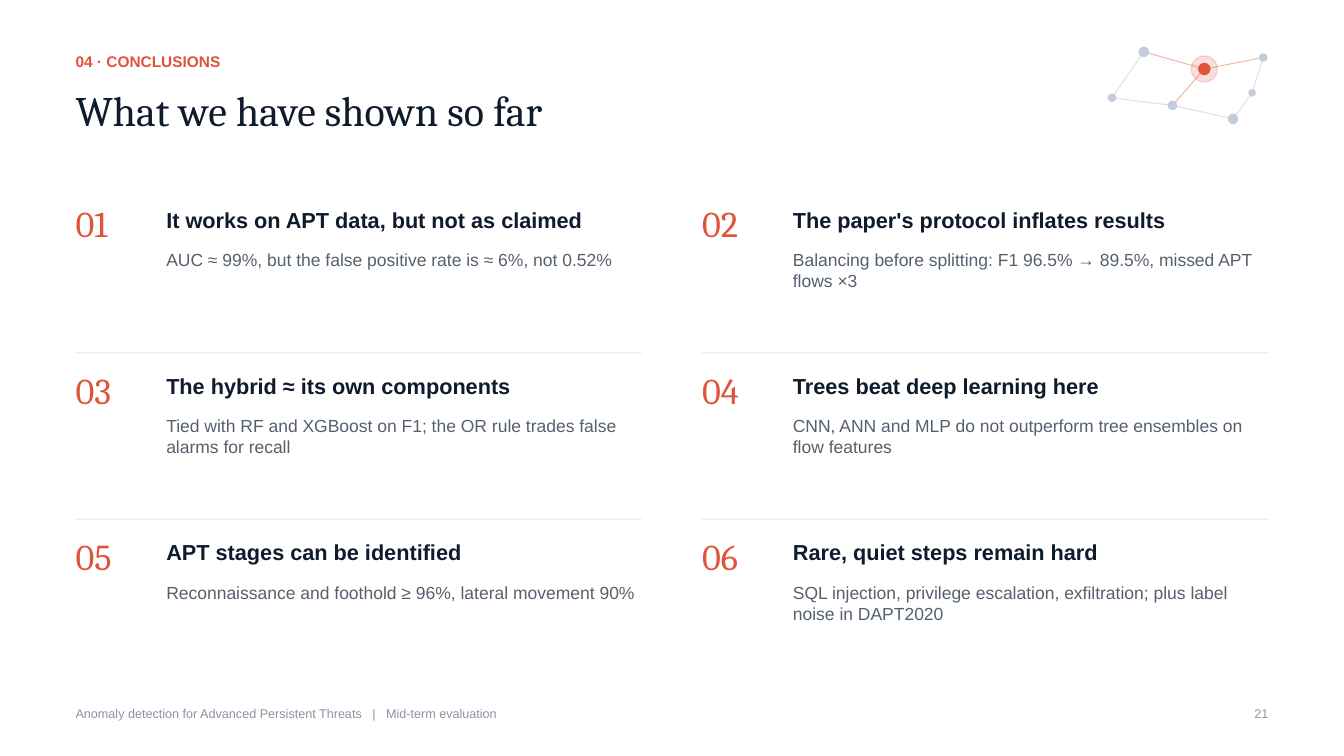
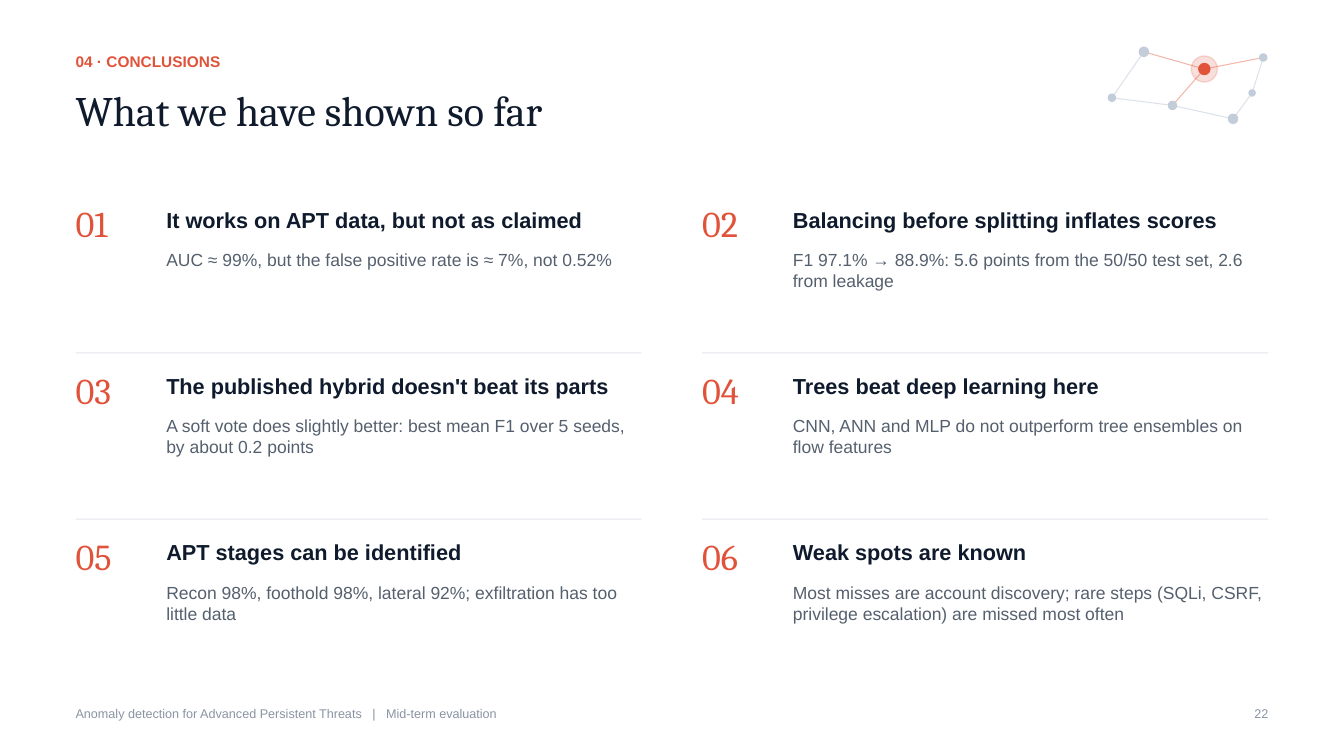
Before and after one commit to AshishJain2003/apt-detection-hybrid-ensemble, a slide deck: slide 22 of APT_Detection_MidEval.pptx (slide 21 before the commit). Drawn at 1344x756 pixels with LibreOffice and Linux fonts; fonts in the diff are those of the drawing. Boxes give left, top, right and bottom in pixels: in the first picture for what was removed or moved away, otherwise in the second. Text is boxed around its words. In the diff, an @@ line names an element or a change of style, - is before the commit and + after.

```diff
--- a/APT_Detection_MidEval.pptx
+++ b/APT_Detection_MidEval.pptx
@@ text at (793,212,1217,233): text changed @@
-The paper's protocol inflates results
+Balancing before splitting inflates scores
@@ text at (166,253,612,270): text changed @@
-AUC ≈ 99%, but the false positive rate is ≈ 6%, not 0.52%
+AUC ≈ 99%, but the false positive rate is ≈ 7%, not 0.52%
@@ text at (793,253,1242,291): text changed @@
-Balancing before splitting: F1 96.5% → 89.5%, missed APT flows ×3
+F1 97.1% → 88.9%: 5.6 points from the 50/50 test set, 2.6 from leakage
@@ text at (166,378,608,399): text changed @@
-The hybrid ≈ its own components
+The published hybrid doesn't beat its parts
@@ text at (166,419,625,457): text changed @@
-Tied with RF and XGBoost on F1; the OR rule trades false alarms for recall
+A soft vote does slightly better: best mean F1 over 5 seeds, by about 0.2 points
@@ text at (793,544,1027,565): text changed @@
-Rare, quiet steps remain hard
+Weak spots are known
@@ text at (166,586,617,620): text changed @@
-Reconnaissance and foothold ≥ 96%, lateral movement 90%
+Recon 98%, foothold 98%, lateral 92%; exfiltration has too little data
@@ text at (793,586,1261,624): text changed @@
-SQL injection, privilege escalation, exfiltration; plus label noise in DAPT2020
+Most misses are account discovery; rare steps (SQLi, CSRF, privilege escalation) are missed most often
@@ text at (1254,709,1268,718): text changed @@
-21
+22
```
Also in this commit, not shown: 12 other slides changed, 1 slide added, 29 other files.
